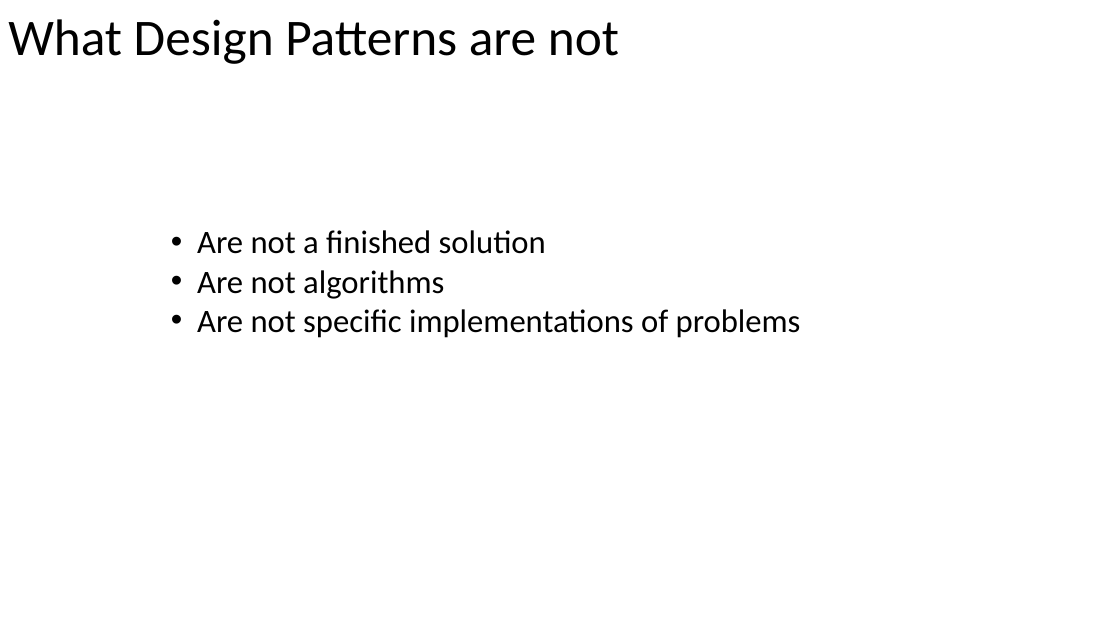
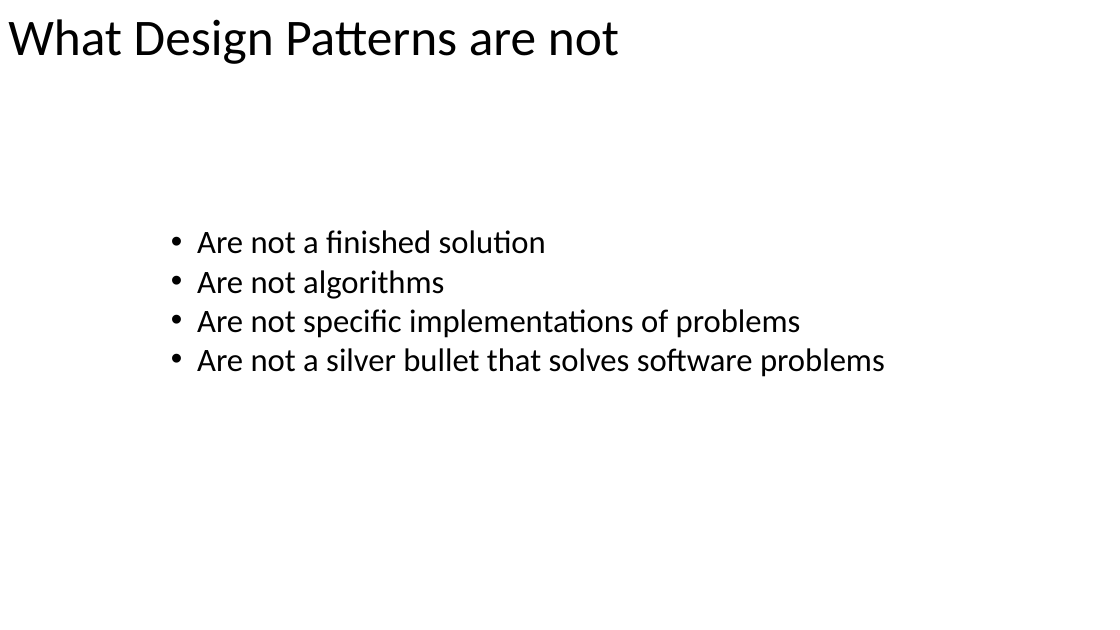
Before and after one commit to PlumpMath/DesignPatterns101, a slide deck: slide 5 of DesignPatterns101.pptx. Drawn at 1120x630 pixels with LibreOffice and Linux fonts; fonts in the diff are those of the drawing. Boxes give left, top, right and bottom in pixels: in the first picture for what was removed or moved away, otherwise in the second. Text is boxed around its words. In the diff, an @@ line names an element or a change of style, - is before the commit and + after.

```diff
--- a/DesignPatterns101.pptx
+++ b/DesignPatterns101.pptx
@@ text at box(197, 348, 885, 377): paragraph added @@
+• Are not a silver bullet that solves software problems
```
Also in this commit, not shown: 7 other slides changed, 14 slides added, 19 other files.
